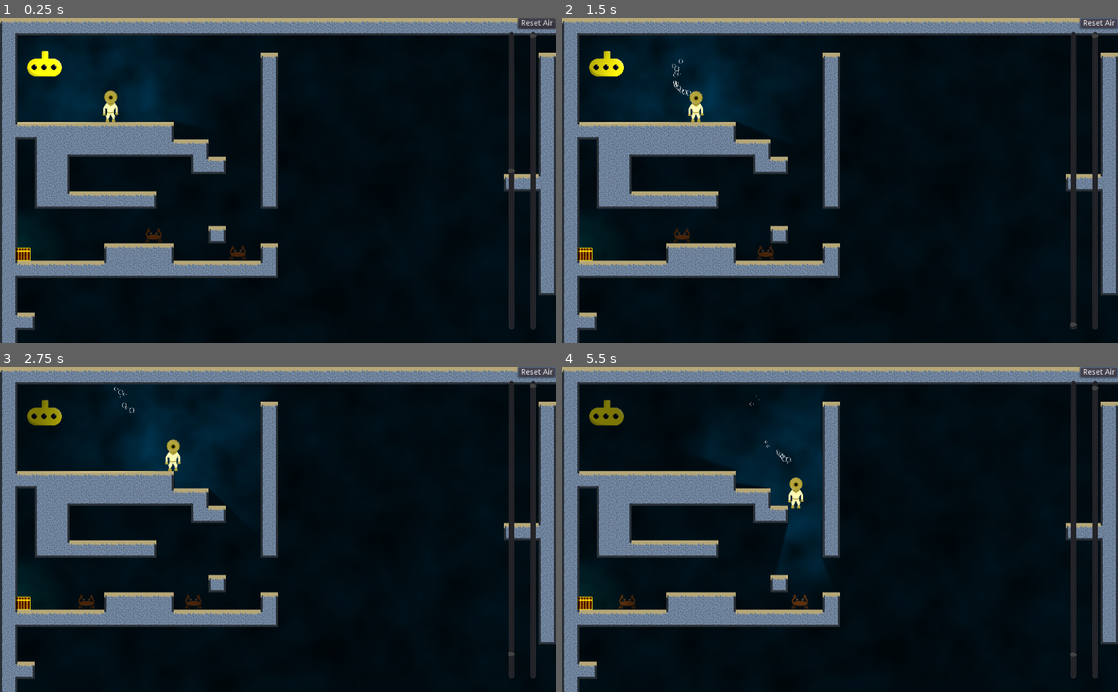
Above: before the commit, frames 1-4 (two rows, left to right).
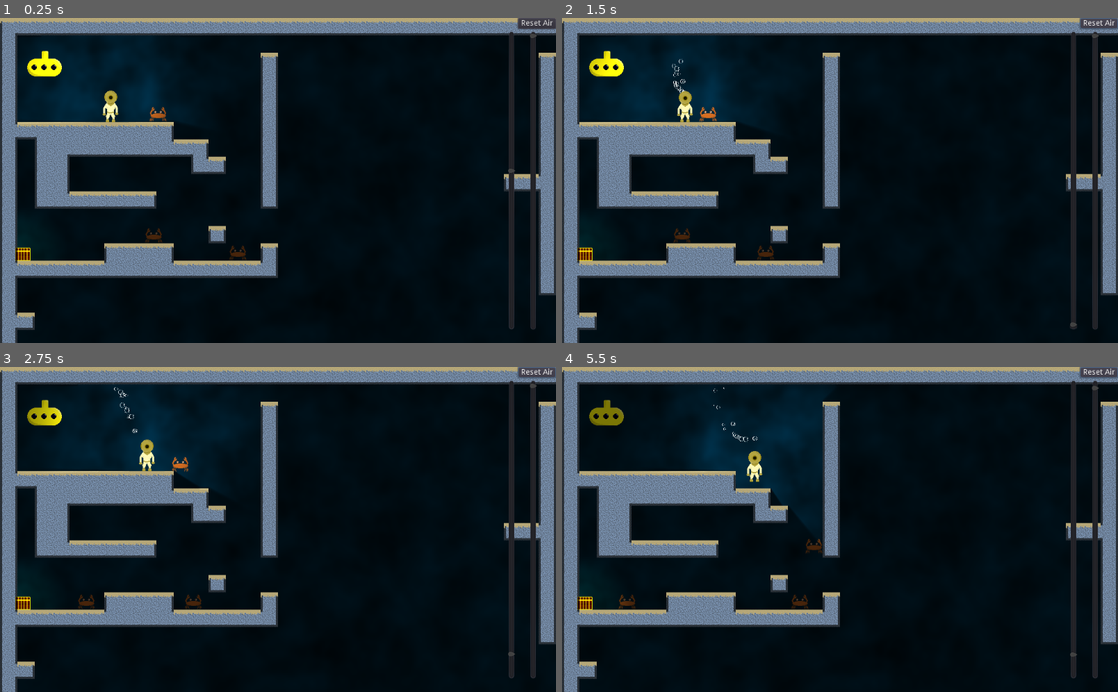
Above: after the commit, the same moments.

Repository: bengosney/diver
Game: Godot game, scene res://Main.tscn
The game is run twice, just before and just after one commit, with the same random seed, the same clock (stepped at 60 frames per second) and the same inputs.
Inputs:
- Up to frame 1 (0.25 s): no input
- Up to frame 2 (1.5 s): hold Right (walk_right) 0.53-1.25 s; hold Down (buoyancy_dec) 0.53-1.25 s; click "Reset Air" at 1.25 s
- Up to frame 3 (2.75 s): hold Right (walk_right) from 2.03 s (still down); tap Up (buoyancy_inc) at 2.1 s
- Up to frame 4 (5.5 s): release Right (walk_right) at 2.78 s; hold Left (walk_left) 2.78-3.53 s; hold Down (buoyancy_dec) 2.78-3.53 s; hold Right (walk_right) 3.53-5.03 s; tap Up (buoyancy_inc) at 3.6, 5.1 s; hold Down (buoyancy_dec) 4.28-5.03 s; hold Left (walk_left) from 5.03 s (still down)

The runs differ from the first frame. In frame 1, less than 0.1% of the frame differs, in the area x 26-30%, y 27-32%; in frame 2, 0.6%; in frame 3, 0.9%; in frame 4, 1.4%, in the area x 17-47%, y 3-73%.

Commit message:
Add a new bubble instance per leek

Diff:
--- a/Main.tscn
+++ b/Main.tscn
@@ -1,9 +1,10 @@
-[gd_scene load_steps=5 format=2]
+[gd_scene load_steps=6 format=2]
 
 [ext_resource path="res://MainLevel/MainLevel.tscn" type="PackedScene" id=1]
 [ext_resource path="res://Player/Player.tscn" type="PackedScene" id=2]
 [ext_resource path="res://HUD/HUD.tscn" type="PackedScene" id=3]
 [ext_resource path="res://Main.gd" type="Script" id=4]
+[ext_resource path="res://Player/LeekBubbles.tscn" type="PackedScene" id=5]
 
 [node name="Main" type="Node2D"]
 script = ExtResource( 4 )
@@ -12,6 +13,7 @@
 
 [node name="Player" parent="." groups=["player"] instance=ExtResource( 2 )]
 position = Vector2( 204, 74 )
+bubble_scene = ExtResource( 5 )
 
 [node name="HUD" parent="." instance=ExtResource( 3 )]
 
--- a/MainLevel/MainLevel.tscn
+++ b/MainLevel/MainLevel.tscn
@@ -66,6 +66,9 @@
 [node name="Crab2" parent="." instance=ExtResource( 4 )]
 position = Vector2( 290, 322 )
 
+[node name="Crab3" parent="." instance=ExtResource( 4 )]
+position = Vector2( 297, 106 )
+
 [node name="Chest" parent="." instance=ExtResource( 5 )]
 position = Vector2( 42, 370 )
 scale = Vector2( 0.5, 0.5 )
--- /dev/null
+++ b/Player/LeekBubbles.tscn
@@ -0,0 +1,25 @@
+[gd_scene load_steps=3 format=2]
+
+[ext_resource path="res://assets/bubble/bubble.png" type="Texture" id=1]
+
+[sub_resource type="ParticlesMaterial" id=1]
+lifetime_randomness = 0.68
+flag_disable_z = true
+gravity = Vector3( 0, -50, 0 )
+initial_velocity = 10.0
+initial_velocity_random = 1.0
+orbit_velocity = 0.0
+orbit_velocity_random = 0.0
+angle_random = 1.0
+scale = 0.01
+scale_random = 0.14
+
+[node name="LeekBubbles" type="Particles2D"]
+position = Vector2( 1, -19 )
+emitting = false
+lifetime = 3.0
+randomness = 0.11
+local_coords = false
+draw_order = 1
+process_material = SubResource( 1 )
+texture = ExtResource( 1 )
--- a/Player/Player.gd
+++ b/Player/Player.gd
@@ -9,6 +9,8 @@
 export(float, 0, 1.0) var buoyancy_acc = 0.25
 export(float, 0, 1.0) var air_step = .1
 export(int) var starting_air = 100
+
+export(PackedScene) var bubble_scene
 
 var velocity = Vector2.ZERO
 var minmax = 0.05
@@ -84,6 +86,11 @@
 
 func _on_MainLevel_hit_player(_node, dammage):
 	var leek = floor((starting_air / 100) * dammage)
-	$LeekBubbles.emitting = 1
-	$LeekBubbles.amount += dammage
+
+	var leek_instance = bubble_scene.instance()
+	leek_instance.amount = dammage
+	leek_instance.emitting = true
+	$Leeks.add_child(leek_instance)
+	#$LeekBubbles.emitting = 1
+	#$LeekBubbles.amount += dammage
 	print("new leek: ", leek)
--- a/Player/Player.tscn
+++ b/Player/Player.tscn
@@ -55,16 +55,6 @@
 process_material = SubResource( 3 )
 texture = ExtResource( 4 )
 
-[node name="LeekBubbles" type="Particles2D" parent="."]
-position = Vector2( 1, -19 )
-emitting = false
-lifetime = 3.0
-randomness = 0.11
-local_coords = false
-draw_order = 1
-process_material = SubResource( 3 )
-texture = ExtResource( 4 )
-
 [node name="AnimatedSprite" type="AnimatedSprite" parent="."]
 light_mask = 2
 frames = SubResource( 1 )
